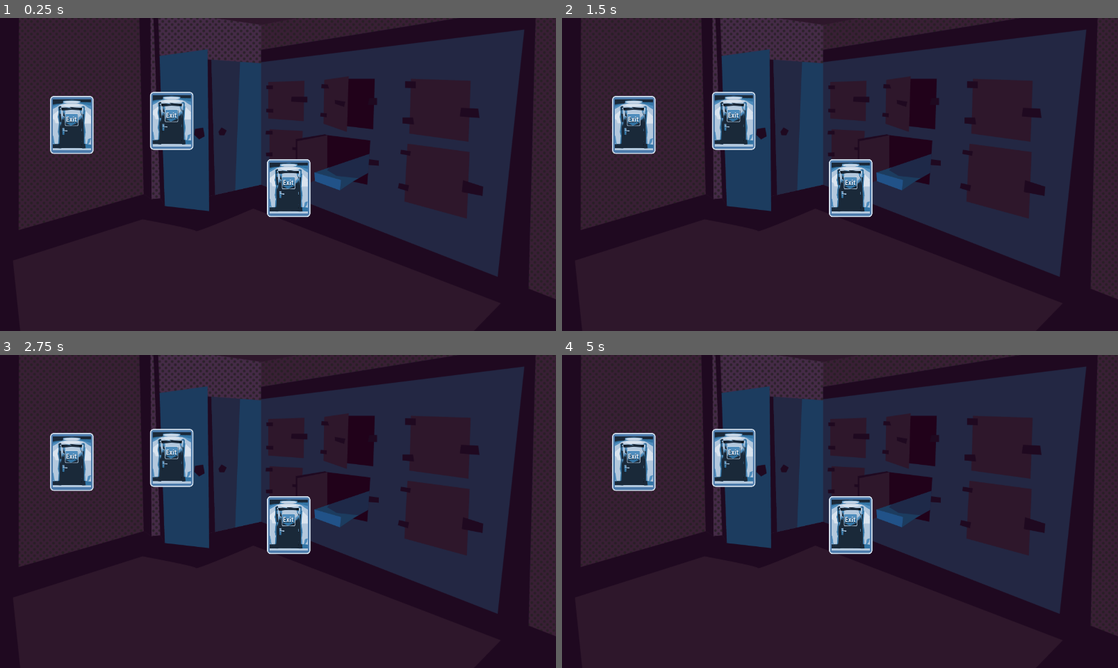
Above: before the commit, frames 1-4 (two rows, left to right).
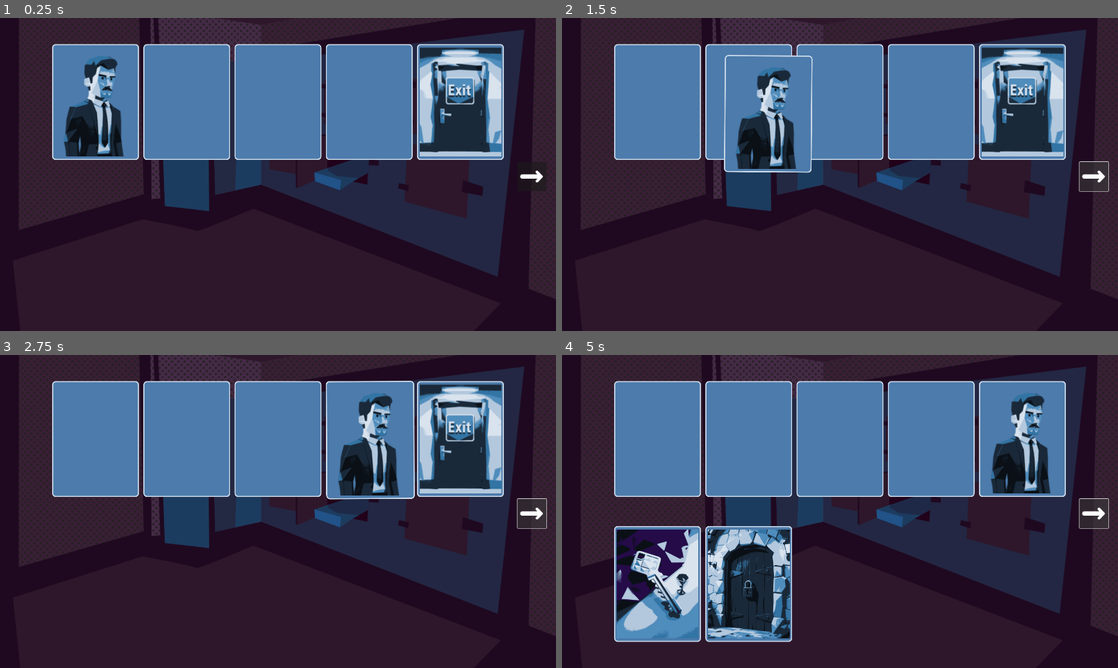
Above: after the commit, the same moments.

Repository: 494311870/echo
Game: Godot game, scene res://core/scenes/main.tscn
Same seed, same stepped clock (60 frames per second), same inputs: the game is played once before the commit and once after it. Before the commit the project has no main scene; this scene is started directly in both runs.
Inputs (mouse positions are in pixels of both pictures, inside the frame that each line leads up to):
- Up to frame 1 (0.25 s): no input
- Up to frame 2 (1.5 s): click (1095, 177) at 0.52 s; click (1095, 177) at 1.27 s
- Up to frame 3 (2.75 s): click (533, 514) at 2.02 s
- Up to frame 4 (5 s): tap Enter at 3.5 s

The runs differ from the first frame. In frame 1, 28% of the frame differs, in the area x 9-98%, y 8-64%; in frame 2, 29%; in frame 3, 28%; in frame 4, 38%, in the area x 9-99%, y 8-92%.

Commit message:
新增：基础的游戏功能 新增：门和钥匙

Diff:
--- /dev/null
+++ b/core/contents/cards/card_door.gd
@@ -0,0 +1,25 @@
+extends Card
+
+@export var _art_open: Texture2D
+
+var _is_open: bool = false
+
+
+func can_pass(other_card: Card) -> bool:
+	return _is_open
+
+
+func interact(other_card: Card)-> void:
+	if _is_open:
+		mark_resolved()
+		return
+
+	var key = other_card.get_meta("key", 0)
+	if key == 0:
+		view.get_tree().call_group("main_handler", "game_over")
+		return
+
+	key -= 1
+	other_card.set_meta("key", key)
+	_is_open = true
+	view.change_art(_art_open)
--- /dev/null
+++ b/core/contents/cards/card_door.tres
@@ -0,0 +1,11 @@
+[gd_resource type="Resource" load_steps=4 format=3 uid="uid://bvwm8h4fxxqsb"]
+
+[ext_resource type="Texture2D" uid="uid://dvavpcprxu7k3" path="res://art/cards/door_open.png" id="1_ixw4y"]
+[ext_resource type="Texture2D" uid="uid://cwyvbh5v007mw" path="res://art/cards/door.png" id="1_u3xtc"]
+[ext_resource type="Script" uid="uid://de2br3jbwbf1f" path="res://core/contents/cards/card_door.gd" id="1_xrfko"]
+
+[resource]
+script = ExtResource("1_xrfko")
+_art_open = ExtResource("1_ixw4y")
+art = ExtResource("1_u3xtc")
+metadata/_custom_type_script = "uid://cfgiwpj6oic73"
--- /dev/null
+++ b/core/contents/cards/card_exit.gd
@@ -0,0 +1,10 @@
+extends Card
+
+func interact(other_card: Card)-> void:
+	var cards          = view.get_tree().get_nodes_in_group("cards")
+	var remains: Array = cards.filter(func(card: CardView): return not card.is_resolved())
+	print("Exit：", remains)
+
+	if remains.size() == 2:
+		print("next level")
+		view.get_tree().call_group("level_handler", "next_level")
--- /dev/null
+++ b/core/contents/cards/card_exit.tres
@@ -0,0 +1,9 @@
+[gd_resource type="Resource" load_steps=3 format=3 uid="uid://drmijax0w6vxa"]
+
+[ext_resource type="Script" uid="uid://srylfsgo6u3f" path="res://core/contents/cards/card_exit.gd" id="1_e6udx"]
+[ext_resource type="Texture2D" uid="uid://bddmeo8x5fn35" path="res://art/cards/exit.png" id="1_utlyf"]
+
+[resource]
+script = ExtResource("1_e6udx")
+art = ExtResource("1_utlyf")
+metadata/_custom_type_script = "uid://cfgiwpj6oic73"
--- /dev/null
+++ b/core/contents/cards/card_human.tres
@@ -0,0 +1,9 @@
+[gd_resource type="Resource" script_class="Card" load_steps=3 format=3 uid="uid://dewuujif88kt6"]
+
+[ext_resource type="Texture2D" uid="uid://cpd3grta8u3aq" path="res://art/cards/huamn_normal.png" id="1_nvgt2"]
+[ext_resource type="Script" uid="uid://cfgiwpj6oic73" path="res://core/domain/card.gd" id="2_cuty5"]
+
+[resource]
+script = ExtResource("2_cuty5")
+art = ExtResource("1_nvgt2")
+metadata/_custom_type_script = "uid://cfgiwpj6oic73"
--- /dev/null
+++ b/core/contents/cards/card_key.gd
@@ -0,0 +1,11 @@
+extends Card
+
+func can_pass(other_card: Card) -> bool:
+	return true
+
+
+func interact(other_card: Card)-> void:
+	var key = other_card.get_meta("key", 0)
+	key += 1
+	other_card.set_meta("key", key)
+	mark_resolved()
--- /dev/null
+++ b/core/contents/cards/card_key.tres
@@ -0,0 +1,9 @@
+[gd_resource type="Resource" load_steps=3 format=3 uid="uid://bjq2f7ma35773"]
+
+[ext_resource type="Texture2D" uid="uid://cy67v5nki6eyv" path="res://art/cards/key.png" id="1_dm2sb"]
+[ext_resource type="Script" uid="uid://dfuho5ibms4h6" path="res://core/contents/cards/card_key.gd" id="2_dm2sb"]
+
+[resource]
+script = ExtResource("2_dm2sb")
+art = ExtResource("1_dm2sb")
+metadata/_custom_type_script = "uid://cfgiwpj6oic73"
--- a/core/contents/human.tres
+++ /dev/null
@@ -1,7 +0,0 @@
-[gd_resource type="Resource" script_class="Card" load_steps=2 format=3 uid="uid://dewuujif88kt6"]
-
-[ext_resource type="Script" uid="uid://cfgiwpj6oic73" path="res://core/domain/card.gd" id="1_syr46"]
-
-[resource]
-script = ExtResource("1_syr46")
-metadata/_custom_type_script = "uid://cfgiwpj6oic73"
--- /dev/null
+++ b/core/contents/levels/level_1.tres
@@ -0,0 +1,10 @@
+[gd_resource type="Resource" script_class="Level" load_steps=5 format=3 uid="uid://d1dbxwmeglvnt"]
+
+[ext_resource type="Script" uid="uid://cfgiwpj6oic73" path="res://core/domain/card.gd" id="1_rj1nu"]
+[ext_resource type="Script" uid="uid://c7dl6u4hddkmy" path="res://core/domain/level.gd" id="2_cs344"]
+[ext_resource type="Resource" uid="uid://bvwm8h4fxxqsb" path="res://core/contents/cards/card_door.tres" id="3_hkges"]
+[ext_resource type="Resource" uid="uid://bjq2f7ma35773" path="res://core/contents/cards/card_key.tres" id="4_2de6r"]
+
+[resource]
+script = ExtResource("2_cs344")
+cards = Array[ExtResource("1_rj1nu")]([ExtResource("4_2de6r"), ExtResource("3_hkges")])
--- a/core/domain/card.gd
+++ b/core/domain/card.gd
@@ -2,3 +2,17 @@
 extends Resource
 
 @export var art: Texture2D
+
+var view: CardView
+
+
+func can_pass(other_card: Card) -> bool:
+	return true
+
+
+func interact(other_card: Card)-> void:
+	pass
+
+
+func mark_resolved()-> void:
+	view.mark_resolved()
--- /dev/null
+++ b/core/domain/level.gd
@@ -0,0 +1,4 @@
+class_name Level
+extends Resource
+
+@export var cards: Array[Card] = []
--- /dev/null
+++ b/core/scenes/card_slot.gd
@@ -0,0 +1,51 @@
+class_name CardSlot
+extends Control
+
+
+var _initial_card: CardView
+
+
+# Called when the node enters the scene tree for the first time.
+func _ready() -> void:
+	if get_child_count() > 0:
+		_initial_card = get_child(0) as CardView
+
+
+func _can_drop_data(at_position: Vector2, data: Variant) -> bool:
+	if data == null:
+		return false
+	if not data.has("item"):
+		return false
+
+	return true
+
+
+func _drop_data(at_position: Vector2, data: Variant) -> void:
+	var drop_item: CardView   = data.item
+	var origin_slot: CardSlot = drop_item.get_parent() as CardSlot
+	var target_slot: CardSlot = self
+	var target_position       = at_position - data.offset
+
+	if origin_slot == target_slot:
+		return
+
+	if drop_item.get_parent() != self:
+		drop_item.reparent(self)
+
+	drop_item.position = Vector2.ZERO
+
+
+func get_top_card() -> CardView:
+	if get_child_count() == 0:
+		return null
+
+	return get_children()[-1] as CardView
+
+
+func add_card(card_view: CardView) -> void:
+	add_child(card_view)
+
+
+func move_card(card_view: CardView)-> void:
+	if card_view.get_parent() != self:
+		card_view.reparent(self)
--- /dev/null
+++ b/core/scenes/card_slot.tscn
@@ -0,0 +1,20 @@
+[gd_scene load_steps=3 format=3 uid="uid://cwxd3fbw46shg"]
+
+[ext_resource type="Script" uid="uid://dke4eirjwocfs" path="res://core/scenes/card_slot.gd" id="1_25f0s"]
+[ext_resource type="StyleBox" uid="uid://cfq70epi0njpb" path="res://theme/card_border_style_box.tres" id="1_kfuym"]
+
+[node name="CardSlot" type="Panel"]
+custom_minimum_size = Vector2(300, 400)
+anchors_preset = 8
+anchor_left = 0.5
+anchor_top = 0.5
+anchor_right = 0.5
+anchor_bottom = 0.5
+offset_left = -150.0
+offset_top = -200.0
+offset_right = 150.0
+offset_bottom = 200.0
+grow_horizontal = 2
+grow_vertical = 2
+theme_override_styles/panel = ExtResource("1_kfuym")
+script = ExtResource("1_25f0s")
--- /dev/null
+++ b/core/scenes/card_view.gd
@@ -0,0 +1,134 @@
+class_name CardView
+extends Control
+var _is_dragging: bool = false
+
+@export var card: Card: set = _set_card
+# 抖动参数：可调节数值达到不同效果
+@export_group("Shake Effect")
+@export var shake_strength: float = 5.0    # 抖动幅度（像素）
+@export var scale_strength: float = 0.2    # 缩放抖动强度（建议0.1-0.3）
+@export var shake_speed: float = 10.0      # 抖动频率（数值越大抖动越快）
+@export var move_duration: float = 0.5     # 整体移动时间
+
+@onready var _art: TextureRect = %Art
+
+
+func is_resolved() -> bool:
+	return not card
+
+
+func mark_resolved() -> void:
+	_art.texture = null
+	card = null
+	queue_free()
+
+
+func can_pass(other: CardView)-> bool:
+	if is_resolved():
+		return true
+
+	return card.can_pass(other.card)
+
+
+func interact(other: CardView)  -> void:
+	card.view = self
+	other.respond()
+	other.card.interact(card)
+
+
+func respond() -> void:
+	card.view = self
+
+
+func change_art(value: Texture2D) -> void:
+	_art.texture = value
+
+
+func _set_card(value: Card) -> void:
+	card = value
+	if not is_node_ready():
+		await ready
+
+	if not card:
+		return
+	print("set card")
+	card.view = self
+	_art.texture = card.art
+
+
+func _notification(what: int) -> void:
+
+	if what == NOTIFICATION_DRAG_BEGIN:
+		self.set_mouse_filter(MOUSE_FILTER_IGNORE)
+
+	if what == NOTIFICATION_DRAG_END:
+		self.set_mouse_filter(MOUSE_FILTER_STOP)
+		if _is_dragging:
+			show()
+
+
+func _get_drag_data(at_position: Vector2) -> Variant:
+	_is_dragging = true
+
+	var item: Control = duplicate()
+	item.position = -at_position
+	item.z_index = 10
+
+	var preview := Control.new()
+	preview.add_child(item)
+
+	hide()
+
+	var drag_preview: Node = self.get_tree().get_first_node_in_group("drag_preview")
+	if drag_preview is Control:
+		drag_preview.set_drag_preview(preview)
+	else:
+		set_drag_preview(preview)
+
+	return {"item": self, "offset": at_position}
+
+
+func move_to(target_pos: Vector2) -> void:
+	var tween = create_tween().set_trans(Tween.TRANS_SINE).set_ease(Tween.EASE_IN_OUT)
+	tween.tween_property(self, "global_position", target_pos, move_duration)
+
+
+func move_with_shake(target_pos: Vector2) -> void:
+	self.pivot_offset = self.size / 2
+
+	var tween     = create_tween().set_trans(Tween.TRANS_SINE).set_ease(Tween.EASE_IN_OUT)
+	var start_pos = global_position
+
+	# 添加抖动动画（并行）
+	tween.parallel().tween_method(
+		_apply_shake_effect.bind(start_pos, target_pos),
+		0.0,
+		1.0,
+		move_duration
+	)
+	tween.chain().tween_property(self, "rotation_degrees", 0.0, 0.2)
+	tween.parallel().tween_property(self, "scale", Vector2.ONE, 0.2)
+	tween.parallel().tween_property(self, "global_position", target_pos, 0.2)
+
+	await tween.finished
+
+
+# 抖动效果核心逻辑
+func _apply_shake_effect(progress: float, start: Vector2, end: Vector2) -> void:
+	# 基础位置计算
+	var base_pos = start.lerp(end, progress)
+
+	# 位置抖动（正弦波 + 随机数）
+	var time      = progress * move_duration
+	var pos_shake = Vector2(
+						sin(time * shake_speed * TAU) * shake_strength * randf(),
+						cos(time * shake_speed * TAU) * shake_strength * randf()
+					)
+	global_position = base_pos + pos_shake
+
+	# 缩放抖动（使用绝对值的正弦波）
+	var scale_factor = 1.0 + abs(sin(time * shake_speed * 3)) * scale_strength
+	scale = Vector2.ONE * scale_factor
+
+	# 可选：添加旋转抖动
+	rotation_degrees = sin(time * shake_speed * 2) * 5.0 * randf()
--- a/core/scenes/card.tscn
+++ b/core/scenes/card_view.tscn
@@ -1,6 +1,7 @@
-[gd_scene load_steps=3 format=3 uid="uid://bfh7cs6w1u5in"]
+[gd_scene load_steps=4 format=3 uid="uid://bfh7cs6w1u5in"]
 
-[ext_resource type="Texture2D" uid="uid://bddmeo8x5fn35" path="res://art/cards/exit.png" id="1_gy37r"]
+[ext_resource type="Script" uid="uid://dqgq4evqvcjrv" path="res://core/scenes/card_view.gd" id="1_03j8f"]
+[ext_resource type="Texture2D" uid="uid://cpd3grta8u3aq" path="res://art/cards/huamn_normal.png" id="2_si7t7"]
 
 [sub_resource type="StyleBoxFlat" id="StyleBoxFlat_pc4uo"]
 bg_color = Color(0.298039, 0.482353, 0.67451, 1)
@@ -14,17 +15,21 @@
 corner_radius_bottom_right = 12
 corner_radius_bottom_left = 12
 
-[node name="Card" type="PanelContainer"]
-anchors_preset = 15
-anchor_right = 1.0
-anchor_bottom = 1.0
-offset_left = 173.0
-offset_top = 269.0
-offset_right = -1597.0
-offset_bottom = -611.0
+[node name="CardView" type="PanelContainer" groups=["cards"]]
+custom_minimum_size = Vector2(300, 400)
+anchors_preset = 8
+anchor_left = 0.5
+anchor_top = 0.5
+anchor_right = 0.5
+anchor_bottom = 0.5
+offset_left = -150.0
+offset_top = -200.0
+offset_right = 150.0
+offset_bottom = 200.0
 grow_horizontal = 2
 grow_vertical = 2
 theme_override_styles/panel = SubResource("StyleBoxFlat_pc4uo")
+script = ExtResource("1_03j8f")
 
 [node name="MarginContainer" type="MarginContainer" parent="."]
 layout_mode = 2
@@ -33,8 +38,9 @@
 theme_override_constants/margin_right = 5
 theme_override_constants/margin_bottom = 5
 
-[node name="TextureRect" type="TextureRect" parent="MarginContainer"]
+[node name="Art" type="TextureRect" parent="MarginContainer"]
+unique_name_in_owner = true
 layout_mode = 2
-texture = ExtResource("1_gy37r")
+texture = ExtResource("2_si7t7")
 expand_mode = 1
 stretch_mode = 5
--- /dev/null
+++ b/core/scenes/hand_handler.gd
@@ -0,0 +1,28 @@
+extends Node
+
+@export var _hand_slots: Control
+@export var _card_view_prefab: PackedScene
+@export var _deck_position : Marker2D
+
+var _slots: Array[CardSlot] = []
+
+
+func _ready() -> void:
+	_slots.assign(_hand_slots.get_children())
+
+
+func _draw_cards() -> void:
+	var level: Level       = owner.get_meta("level")
+	var cards: Array[Card] = level.cards
+
+	for i in range(cards.size()):
+		var card: Card     = cards[i]
+		var slot: CardSlot = _slots[i % _slots.size()]
+
+		var card_view: CardView = _card_view_prefab.instantiate()
+		card_view.card = card.duplicate()
+		slot.add_card(card_view)
+		card_view.global_position = _deck_position.global_position
+
+		card_view.move_to(slot.global_position)
+		await get_tree().create_timer(0.2).timeout
--- /dev/null
+++ b/core/scenes/level_handler.gd
@@ -0,0 +1,22 @@
+extends Node
+
+signal level_started
+@export var levels: Array[Level]
+
+var _current_level: int = -1
+
+
+func next_level()-> void:
+	_current_level += 1
+	if _current_level >= levels.size():
+		print("All levels completed!")
+		_current_level = 0
+#		return
+
+	var level: Level = levels[_current_level]
+	_enter_level(level)
+
+
+func _enter_level(level: Level)-> void:
+	owner.set_meta("level", level)
+	level_started.emit()
--- a/core/scenes/main.tscn
+++ b/core/scenes/main.tscn
@@ -1,28 +1,146 @@
-[gd_scene load_steps=3 format=3 uid="uid://bbp2hjdxky5hq"]
+[gd_scene load_steps=13 format=3 uid="uid://bbp2hjdxky5hq"]
 
-[ext_resource type="PackedScene" uid="uid://bfh7cs6w1u5in" path="res://core/scenes/card.tscn" id="1_g35v5"]
 [ext_resource type="Texture2D" uid="uid://dgt6hrvske42w" path="res://art/location_color (1).png" id="2_3xncx"]
+[ext_resource type="Script" uid="uid://c430w7ah1fako" path="res://core/scenes/main_handler.gd" id="2_x0aot"]
+[ext_resource type="Script" uid="uid://clkbuhgkgrlua" path="res://core/scenes/level_handler.gd" id="3_cgnor"]
+[ext_resource type="PackedScene" uid="uid://bfh7cs6w1u5in" path="res://core/scenes/card_view.tscn" id="3_dnmk2"]
+[ext_resource type="PackedScene" uid="uid://cwxd3fbw46shg" path="res://core/scenes/card_slot.tscn" id="3_oybgn"]
+[ext_resource type="Resource" uid="uid://dewuujif88kt6" path="res://core/contents/cards/card_human.tres" id="4_dnmk2"]
+[ext_resource type="Script" uid="uid://d1yxml56qnl0m" path="res://core/scenes/hand_handler.gd" id="4_pqgap"]
+[ext_resource type="Script" uid="uid://c7dl6u4hddkmy" path="res://core/domain/level.gd" id="4_xuy07"]
+[ext_resource type="Resource" uid="uid://drmijax0w6vxa" path="res://core/contents/cards/card_exit.tres" id="5_6payd"]
+[ext_resource type="Resource" uid="uid://d1dbxwmeglvnt" path="res://core/contents/levels/level_1.tres" id="5_m1f21"]
+[ext_resource type="Texture2D" uid="uid://dxth6jerrkaoq" path="res://art/ui/arrow_right.png" id="6_pofmd"]
+
+[sub_resource type="StyleBoxEmpty" id="StyleBoxEmpty_xuy07"]
 
 [node name="Node2D" type="Node2D"]
-
-[node name="CanvasLayer" type="CanvasLayer" parent="."]
-
-[node name="Card" parent="CanvasLayer" instance=ExtResource("1_g35v5")]
-
-[node name="Card2" parent="CanvasLayer" instance=ExtResource("1_g35v5")]
-offset_left = 518.0
-offset_top = 255.0
-offset_right = -1252.0
-offset_bottom = -625.0
-
-[node name="Card3" parent="CanvasLayer" instance=ExtResource("1_g35v5")]
-offset_left = 922.0
-offset_top = 487.0
-offset_right = -848.0
-offset_bottom = -393.0
 
 [node name="Background" type="Sprite2D" parent="."]
 position = Vector2(1016, 542)
 scale = Vector2(1.5, 1.5)
 texture = ExtResource("2_3xncx")
 metadata/_edit_lock_ = true
+
+[node name="Handlers" type="Node" parent="."]
+
+[node name="MainHandler" type="Node" parent="Handlers" node_paths=PackedStringArray("_run_slots") groups=["main_handler"]]
+script = ExtResource("2_x0aot")
+_run_slots = NodePath("../../Slot/VBoxContainer/Run")
+
+[node name="LevelHandler" type="Node" parent="Handlers" groups=["level_handler"]]
+script = ExtResource("3_cgnor")
+levels = Array[ExtResource("4_xuy07")]([ExtResource("5_m1f21")])
+
+[node name="HandHandler" type="Node" parent="Handlers" node_paths=PackedStringArray("_hand_slots", "_deck_position")]
+script = ExtResource("4_pqgap")
+_hand_slots = NodePath("../../Slot/VBoxContainer/Hand")
+_card_view_prefab = ExtResource("3_dnmk2")
+_deck_position = NodePath("../../Slot/DeckPosition")
+
+[node name="DragPreview" type="CanvasLayer" parent="."]
+layer = 5
+
+[node name="DragPreview" type="Control" parent="DragPreview" groups=["drag_preview"]]
+layout_mode = 3
+anchors_preset = 15
+anchor_right = 1.0
+anchor_bottom = 1.0
+grow_horizontal = 2
+grow_vertical = 2
+mouse_filter = 2
+
+[node name="Slot" type="CanvasLayer" parent="."]
+
+[node name="VBoxContainer" type="VBoxContainer" parent="Slot"]
+anchors_preset = 8
+anchor_left = 0.5
+anchor_top = 0.5
+anchor_right = 0.5
+anchor_bottom = 0.5
+offset_left = -780.0
+offset_top = -402.0
+offset_right = 780.0
+offset_bottom = 402.0
+grow_horizontal = 2
+grow_vertical = 2
+theme_override_constants/separation = 100
+
+[node name="Run" type="HBoxContainer" parent="Slot/VBoxContainer"]
+layout_mode = 2
+theme_override_constants/separation = 15
+
+[node name="CardSlot" parent="Slot/VBoxContainer/Run" instance=ExtResource("3_oybgn")]
+layout_mode = 2
+
+[node name="StartCard" parent="Slot/VBoxContainer/Run/CardSlot" instance=ExtResource("3_dnmk2")]
+layout_mode = 2
+anchors_preset = 0
+card = ExtResource("4_dnmk2")
+
+[node name="CardSlot2" parent="Slot/VBoxContainer/Run" instance=ExtResource("3_oybgn")]
+layout_mode = 2
+
+[node name="CardSlot3" parent="Slot/VBoxContainer/Run" instance=ExtResource("3_oybgn")]
+layout_mode = 2
+
+[node name="CardSlot4" parent="Slot/VBoxContainer/Run" instance=ExtResource("3_oybgn")]
+layout_mode = 2
+
+[node name="CardSlot5" parent="Slot/VBoxContainer/Run" instance=ExtResource("3_oybgn")]
+layout_mode = 2
+
+[node name="CardView" parent="Slot/VBoxContainer/Run/CardSlot5" instance=ExtResource("3_dnmk2")]
+layout_mode = 2
+anchors_preset = 0
+card = ExtResource("5_6payd")
+
+[node name="Hand" type="HBoxContainer" parent="Slot/VBoxContainer"]
+layout_mode = 2
+theme_override_constants/separation = 15
+
+[node name="CardSlot" parent="Slot/VBoxContainer/Hand" instance=ExtResource("3_oybgn")]
+layout_mode = 2
+theme_override_styles/panel = SubResource("StyleBoxEmpty_xuy07")
+
+[node name="CardSlot2" parent="Slot/VBoxContainer/Hand" instance=ExtResource("3_oybgn")]
+layout_mode = 2
+theme_override_styles/panel = SubResource("StyleBoxEmpty_xuy07")
+
+[node name="CardSlot3" parent="Slot/VBoxContainer/Hand" instance=ExtResource("3_oybgn")]
+layout_mode = 2
+theme_override_styles/panel = SubResource("StyleBoxEmpty_xuy07")
+
+[node name="CardSlot4" parent="Slot/VBoxContainer/Hand" instance=ExtResource("3_oybgn")]
+layout_mode = 2
+theme_override_styles/panel = SubResource("StyleBoxEmpty_xuy07")
+
+[node name="CardSlot5" parent="Slot/VBoxContainer/Hand" instance=ExtResource("3_oybgn")]
+layout_mode = 2
+theme_override_styles/panel = SubResource("StyleBoxEmpty_xuy07")
+
+[node name="DeckPosition" type="Marker2D" parent="Slot"]
+position = Vector2(-252, 550)
+
+[node name="HUD" type="CanvasLayer" parent="."]
+
+[node name="RunButton" type="Button" parent="HUD"]
+custom_minimum_size = Vector2(100, 100)
+offset_left = 1787.0
+offset_top = 497.0
+offset_right = 1887.0
+offset_bottom = 597.0
+
+[node name="TextureRect" type="TextureRect" parent="HUD/RunButton"]
+layout_mode = 1
+anchors_preset = 15
+anchor_right = 1.0
+anchor_bottom = 1.0
+grow_horizontal = 2
+grow_vertical = 2
+texture = ExtResource("6_pofmd")
+expand_mode = 1
+stretch_mode = 5
+
+[connection signal="level_started" from="Handlers/LevelHandler" to="Handlers/HandHandler" method="_draw_cards"]
+[connection signal="pressed" from="HUD/RunButton" to="Handlers/MainHandler" method="_run"]
--- /dev/null
+++ b/core/scenes/main_handler.gd
@@ -0,0 +1,50 @@
+extends Node
+
+@export var _run_slots: Control
+
+var _slots: Array[CardSlot] = []
+var _player: CardView
+
+
+func _ready() -> void:
+	_slots.assign(_run_slots.get_children())
+
+	var start_slot: CardSlot = _slots[0]
+	_player = start_slot.get_top_card()
+	_player.z_index = 10
+
+
+func _run() -> void:
+	print("run...")
+	_move_to_next()
+
+
+func _move_to_next() -> void:
+	var current_slot: CardSlot = _player.get_parent() as CardSlot
+	var current_slot_index     = _slots.find(current_slot)
+
+	var next_slot_index: int = current_slot_index + 1
+	if next_slot_index >= _slots.size():
+		next_slot_index = 0
+
+	var next_slot: CardSlot = _slots[next_slot_index]
+	var next_card: CardView = next_slot.get_top_card()
+
+	if not next_card:
+		await _player.move_with_shake(next_slot.global_position)
+		next_slot.move_card(_player)
+	elif next_card.can_pass(_player):
+		await _player.move_with_shake(next_slot.global_position)
+		next_slot.move_card(_player)
+		_player.interact(next_card)
+	else:
+		var source_position: Vector2 = _player.global_position
+		var half_position: Vector2   = next_slot.global_position - Vector2(next_slot.size.x / 2, 0)
+		await _player.move_with_shake(half_position)
+		_player.interact(next_card)
+		await _player.move_with_shake(source_position)
+
+
+func game_over() -> void:
+	print("game over")
+	get_tree().reload_current_scene()
--- a/project.godot
+++ b/project.godot
@@ -11,6 +11,7 @@
 [application]
 
 config/name="Echo"
+run/main_scene="uid://bbp2hjdxky5hq"
 config/features=PackedStringArray("4.4", "Forward Plus")
 config/icon="res://icon.svg"
 
@@ -21,3 +22,7 @@
 window/size/window_width_override=1280
 window/size/window_height_override=720
 window/stretch/mode="viewport"
+
+[global_group]
+
+cards=""
--- /dev/null
+++ b/script_templates/Node/card_template.gd
@@ -0,0 +1,8 @@
+extends Card
+
+func can_pass(other_card: Card) -> bool:
+	return true
+
+
+func interact(other_card: Card)-> void:
+	pass
--- /dev/null
+++ b/theme/card_border_style_box.tres
@@ -0,0 +1,13 @@
+[gd_resource type="StyleBoxFlat" format=3 uid="uid://cfq70epi0njpb"]
+
+[resource]
+bg_color = Color(0.298039, 0.482353, 0.67451, 1)
+border_width_left = 4
+border_width_top = 4
+border_width_right = 4
+border_width_bottom = 4
+border_color = Color(0.803922, 0.858824, 0.913725, 1)
+corner_radius_top_left = 12
+corner_radius_top_right = 12
+corner_radius_bottom_right = 12
+corner_radius_bottom_left = 12
--- /dev/null
+++ b/theme/theme_main.tres
@@ -0,0 +1,3 @@
+[gd_resource type="Theme" format=3 uid="uid://qxy11urwrwk3"]
+
+[resource]
Binary file added: art/cards/door.png
Not shown, added: art/cards/door.png.import
Binary file added: art/cards/door_open.png
Not shown, added: art/cards/door_open.png.import
Binary file added: art/cards/guard.png
Not shown, added: art/cards/guard.png.import
Renamed: art/cards/huamn.png -> art/cards/huamn_normal.png
Not shown, added: art/cards/huamn_normal.png.import
Binary file added: art/cards/human_caught.png
Not shown, added: art/cards/human_caught.png.import
Binary file added: art/cards/human_fail.png
Not shown, added: art/cards/human_fail.png.import
(and 17 more such lines)
